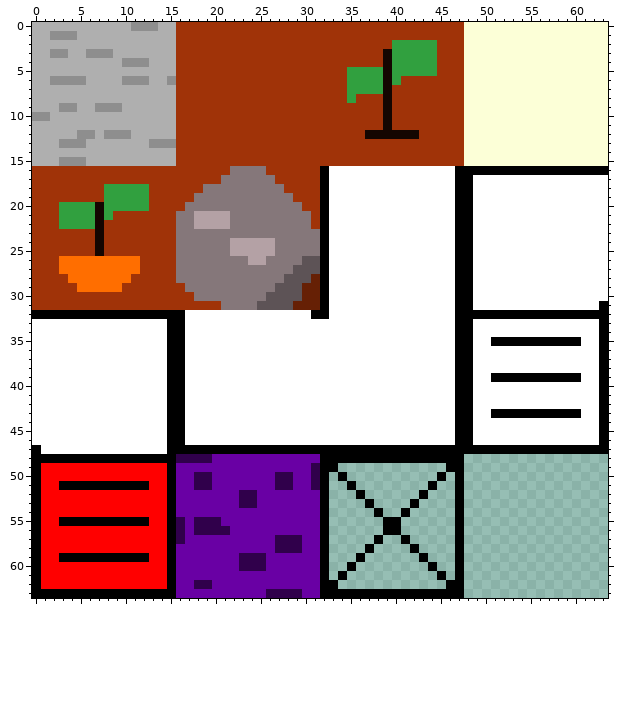
Two versions of one pixel-art sprite, assets/image/tileset.png. The first picture shows the starting point.
The file is 64x64 pixels.
The same view after the edit:
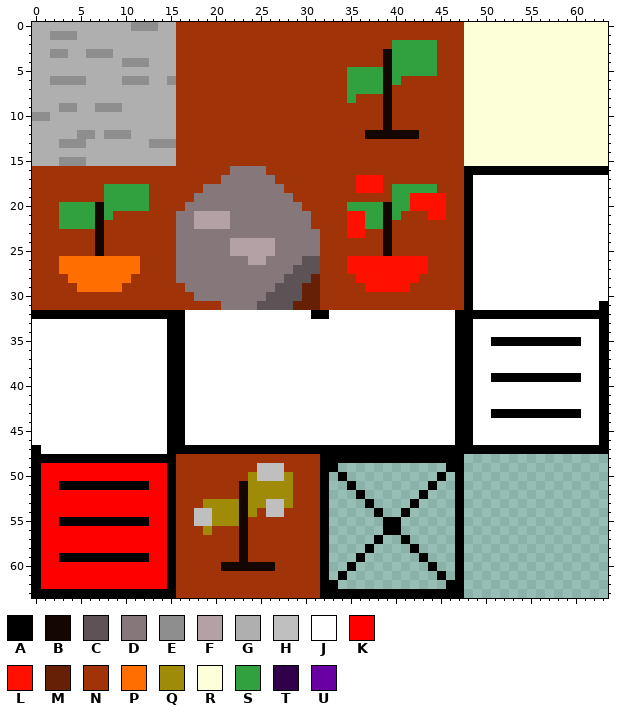
Palette (. is transparent): A #000000  B #140601  C #5d5356  D #85777a  E #8e8e8e  F #b4a1a5  G #afafaf  H #bfbfbf  J #ffffff  K #ff0000  L #ff1000  M #662005  N #a03308  P #ff6e00  Q #a08b08  R #fcffd7  S #31a03f  T #30004b  U #6900a4
The exact change:
Colour B replaces colour J in rows 20 to 25 at x 39.
Colour B replaces colour T in rows 52 to 53 at x 23; in row 59 at x 23; in row 60 at x 23 to 25.
Colour B replaces colour U in row 51 at x 23; in rows 54 to 58 at x 23; in row 60 at x 21 to 22 and 26.
Colour H replaces colour T in row 50 at x 27; in row 55 at x 18 to 19.
Colour H replaces colour U in row 49 at x 25 to 27; in row 50 at x 25 to 26; in row 53 at x 26 to 27; in row 54 at x 18 to 19 and 26 to 27.
Colour L replaces colour J in rows 17 to 18 at x 36 to 38; in rows 19 to 20 at x 42 to 45; in row 21 at x 35 to 36 and 44 to 45; in rows 22 to 23 at x 35 to 36; in rows 26 to 27 at x 35 to 43; in row 28 at x 36 to 42.
Colour L replaces colour J in row 29 at x 37 to 41.
Colour N replaces colour A in rows 16 to 31 at x 32 and 47.
Colour N replaces colour J in row 16 at x 33 to 46; in row 17 at x 33 to 35 and 39 to 46; in row 18 at x 33 to 35, 39 and 45 to 46; in row 19 at x 33 to 39 and 46; in row 20 at x 33 to 34 and 46; in row 21 at x 33 to 34, 41 to 43 and 46.
Colour N replaces colour J in row 22 at x 33 to 34 and 40 to 46; in row 23 at x 33 to 34, 37 to 38 and 40 to 46; in rows 24 to 25 at x 33 to 38 and 40 to 46; in rows 26 to 27 at x 33 to 34 and 44 to 46; in row 28 at x 33 to 35 and 43 to 46; in row 29 at x 33 to 36 and 42 to 46.
Colour N replaces colour J in rows 30 to 31 at x 33 to 46.
Colour N replaces colour T in row 48 at x 16 to 19; in row 49 at x 31; in rows 50 to 51 at x 18 to 19 and 31; in row 55 at x 16; in row 56 at x 16, 18 and 20 to 21; in row 57 at x 16 and 27 to 29.
Colour N replaces colour T in row 58 at x 27 to 29; in row 59 at x 24 to 25; in row 62 at x 18 to 19; in row 63 at x 26 to 29.
Colour N replaces colour U in row 48 at x 20 to 31; in row 49 at x 16 to 24 and 28 to 30; in row 50 at x 16 to 17, 20 to 23 and 29 to 30; in row 51 at x 16 to 17, 20 to 22 and 29 to 30; in row 52 at x 16 to 22 and 29 to 31; in row 53 at x 16 to 18 and 29 to 31.
Colour N replaces colour U in row 54 at x 16 to 17, 25 and 28 to 31; in row 55 at x 17 and 24 to 31; in row 56 at x 17, 22 and 24 to 31; in row 57 at x 17 to 22, 24 to 26 and 30 to 31; in row 58 at x 16 to 22, 24 to 26 and 30 to 31; in row 59 at x 16 to 22 and 26 to 31.
Colour N replaces colour U in row 60 at x 16 to 20 and 27 to 31; in row 61 at x 16 to 31; in row 62 at x 16 to 17 and 20 to 31; in row 63 at x 16 to 25 and 30 to 31.
Colour Q replaces colour T in row 50 at x 28; in row 51 at x 27 to 28; in rows 52 to 53 at x 24; in row 55 at x 20; in row 56 at x 19.
Colour Q replaces colour U in row 50 at x 24; in row 51 at x 24 to 26; in row 52 at x 25 to 28; in row 53 at x 19 to 22, 25 and 28; in row 54 at x 20 to 22 and 24; in row 55 at x 21 to 22.
Colour S replaces colour J in row 18 at x 40 to 44; in row 19 at x 40 to 41; in row 20 at x 35 to 38 and 40 to 41; in row 21 at x 37 to 38 and 40; in row 22 at x 37 to 38.
Boxes around the changes in both pictures, in picture pixels (x1, y1, x2, y2):
changed: (320, 166, 464, 310)
changed: (176, 454, 320, 598)
